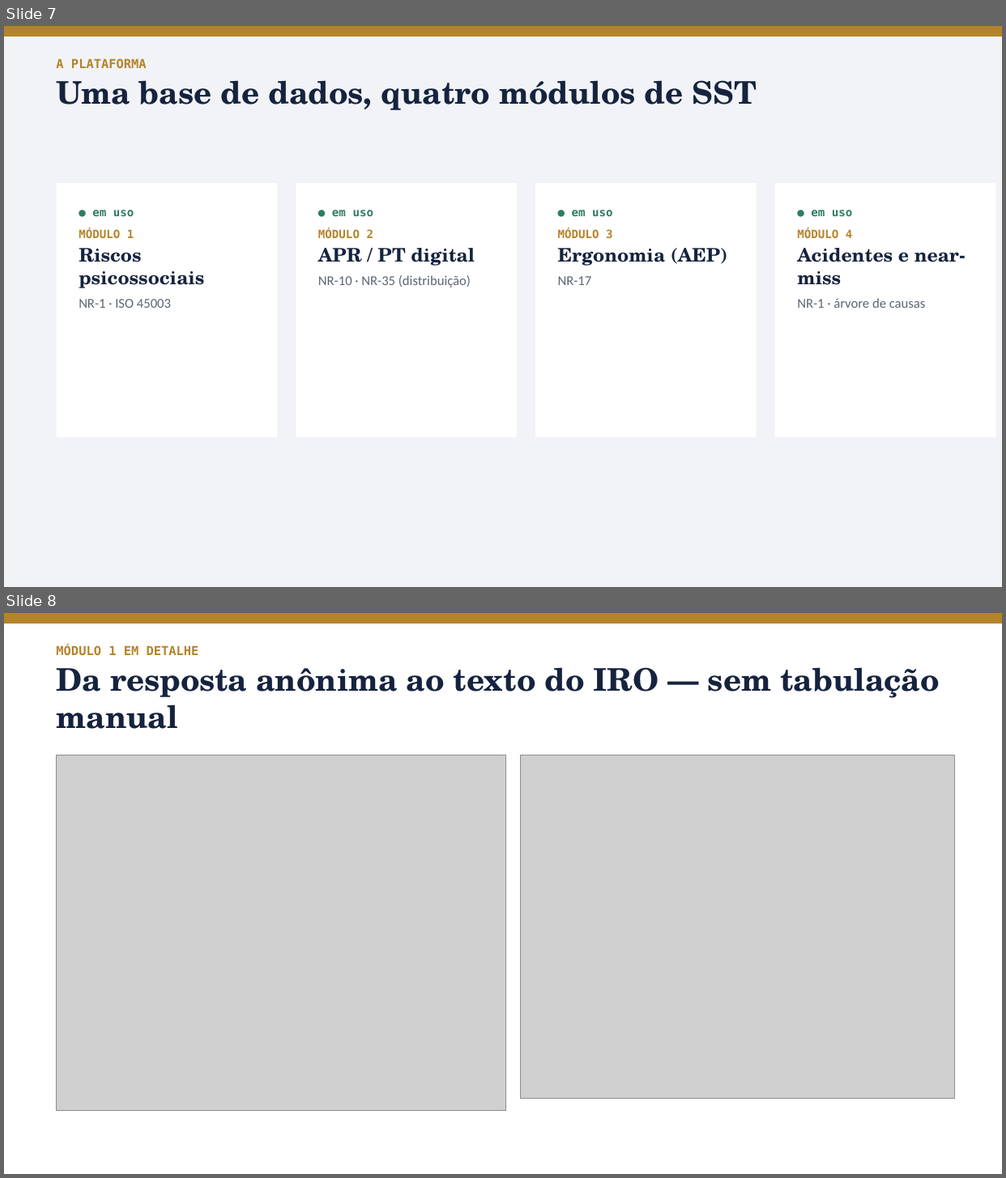
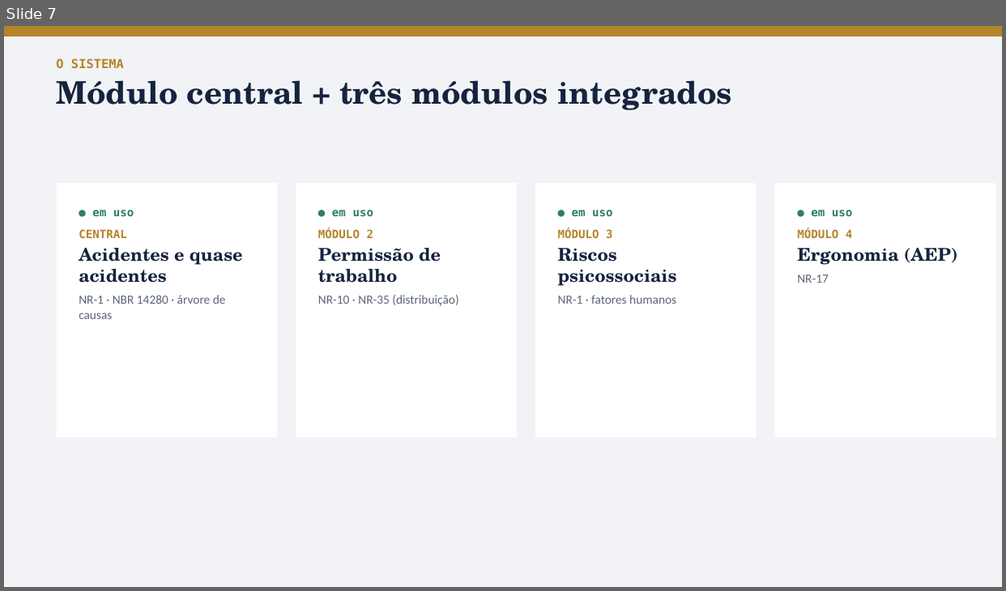
Before and after one commit to rodrigozambon20-del/TCCENGENHARIASEGURAN-A, a slide deck: docs/tcc/apresentacao/Apresentacao_Banca_Psike.pptx. Shown one above the other, each under a label of ours: slides 7 and 8 before the commit, slide 7 after it. The pictures are 1006x1178 and 1006x591 pixels, drawn with LibreOffice and Linux fonts; fonts in the diff are those of the drawing; grey boxes stand for pictures. Boxes give left, top, right and bottom in pixels: in the first picture for what was removed or moved away, otherwise in the second. Text is boxed around its words. In the diff, an @@ line names an element or a change of style, - is before the commit and + after.

```diff
--- a/docs/tcc/apresentacao/Apresentacao_Banca_Psike.pptx
+++ b/docs/tcc/apresentacao/Apresentacao_Banca_Psike.pptx
@@ slide 8 removed at [4,613,1002,1174], background #FFFFFF @@
@@ rectangle removed at [4,613,1002,624] @@
@@ text removed at [56,645,940,729] @@
-MÓDULO 1 EM DETALHE
-Da resposta anônima ao texto do IRO — sem tabulação manual
@@ picture removed at [57,756,505,1111] @@
@@ picture removed at [521,756,955,1099] @@
@@ slide 7 changed as well @@
@@ text at [56,58,732,110]: text changed @@
-A PLATAFORMA
-Uma base de dados, quatro módulos de SST
+O SISTEMA
+Módulo central + três módulos integrados
@@ text at [79,229,243,319]: text changed; size 18 to 12 pt; font TeX Gyre Schola to Calibri; text colour #16233F to #5B6576 @@
-MÓDULO 1
-Riscos psicossociais
-NR-1 · ISO 45003
+CENTRAL
+Acidentes e quase acidentes
+NR-1 · NBR 14280 · árvore de causas
@@ text at [318,248,441,283]: text changed; size 18 to 17 pt @@
-APR / PT digital
+Permissão de trabalho
@@ text at [558,248,677,304]: text changed; size 18 to 17 pt @@
-Ergonomia (AEP)
-NR-17
+Riscos psicossociais
+NR-1 · fatores humanos
@@ text at [797,248,958,283]: text changed; size 18 to 17 pt @@
-Acidentes e near-miss
-NR-1 · árvore de causas
+Ergonomia (AEP)
+NR-17
@@ text at [318,295,458,306]: size 13 to 12 pt in "NR-10 · NR-35 (distribuição)" @@
```
Also in this commit, not shown: 11 other slides changed, 1 slide added, 5 other files.
